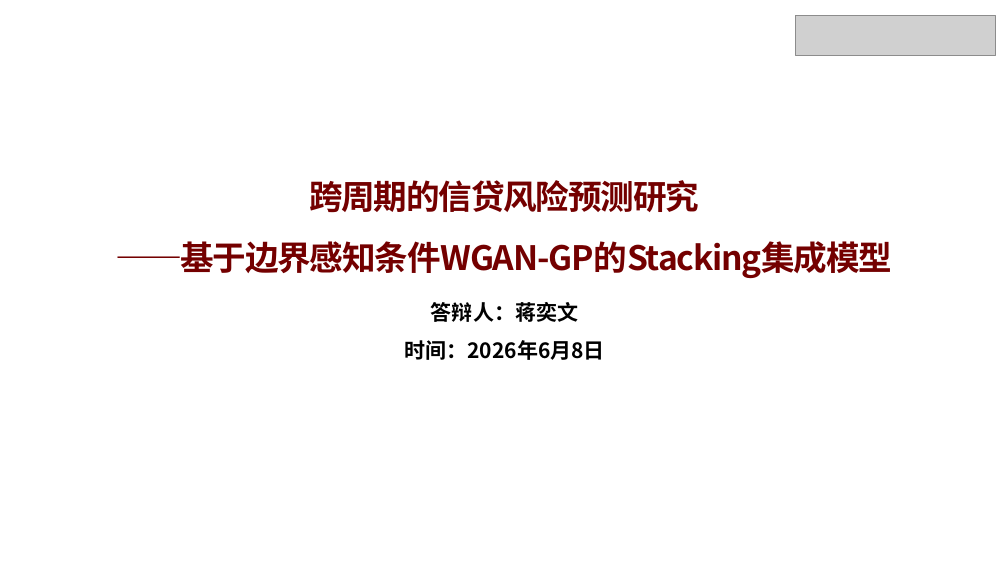
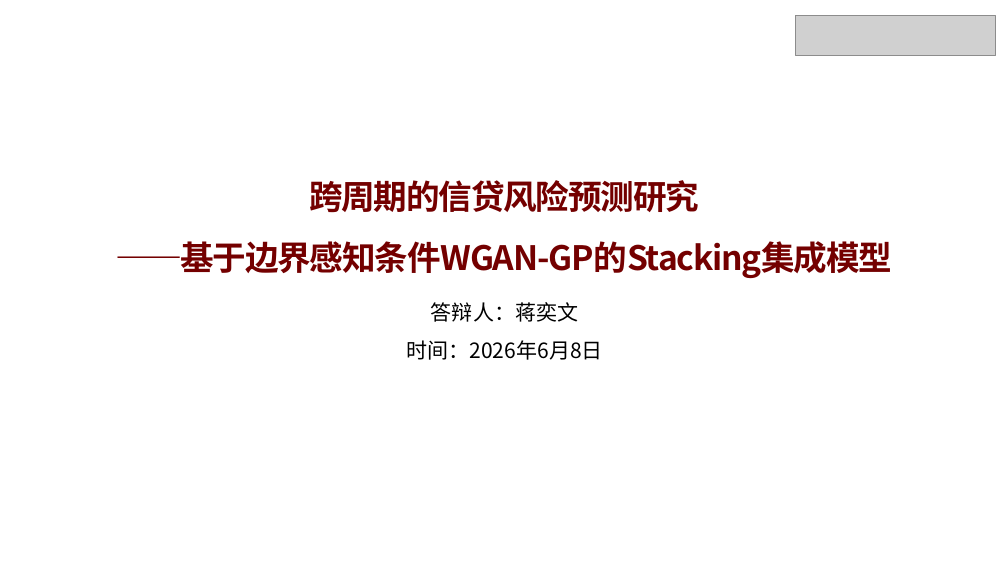
Before and after one commit to Vincent-yw-tech/jyw_paper, a slide deck: slide 1 of 开题/蒋奕文_开题答辩.pptx. Drawn at 1008x567 pixels with LibreOffice and Linux fonts; fonts in the diff are those of the drawing; grey boxes stand for pictures; background and template pictures are left out. Boxes give left, top, right and bottom in pixels: in the first picture for what was removed or moved away, otherwise in the second. Text is boxed around its words. In the diff, an @@ line names an element or a change of style, - is before the commit and + after.

```diff
--- a/开题/蒋奕文_开题答辩.pptx
+++ b/开题/蒋奕文_开题答辩.pptx
@@ text "答辩人：蒋奕文" at <box>406,302,602,360</box>: bold off @@
```
Also in this commit, not shown: 4 other slides changed, 12 other files.
